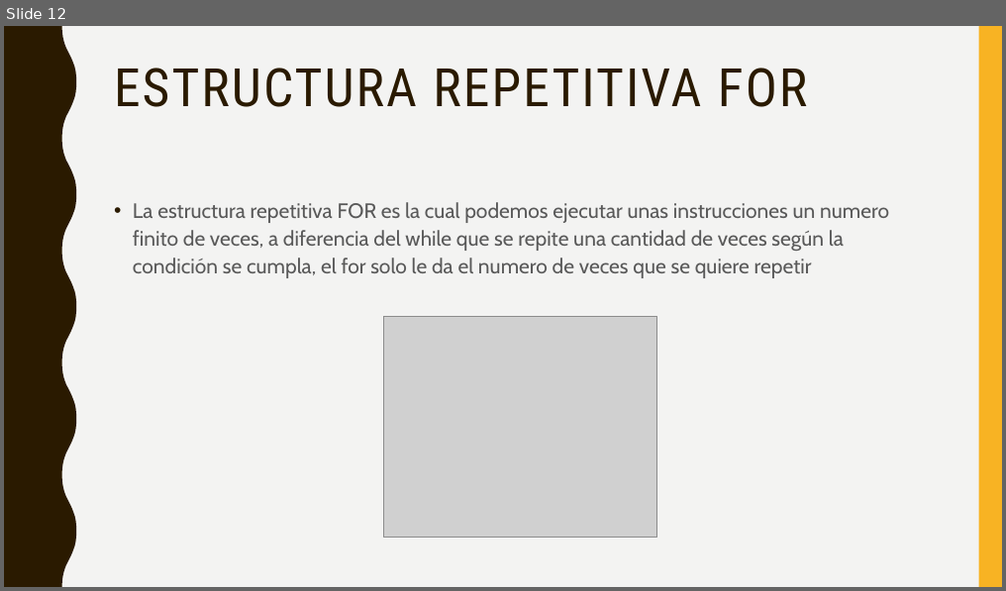
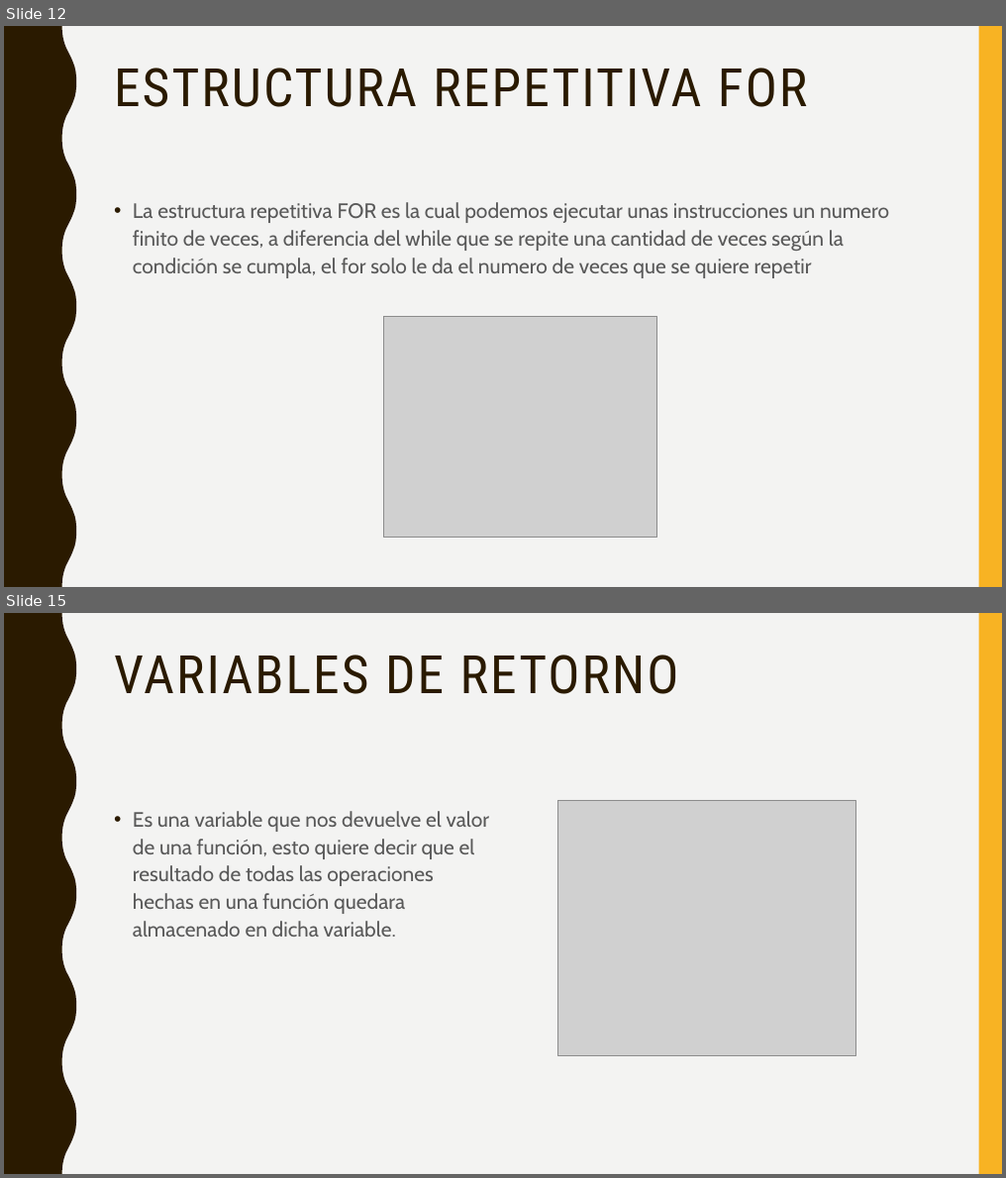
Before and after one commit to Jhonas0123/language_tests, a slide deck: Lógica de programación.pptx. Shown one above the other, each under a label of ours: slide 12 before the commit, slides 12 and 15 after it; the slides between them are not shown. The pictures are 1006x591 and 1006x1178 pixels, drawn with LibreOffice and Linux fonts; fonts in the diff are those of the drawing; grey boxes stand for pictures. Boxes give left, top, right and bottom in pixels: in the first picture for what was removed or moved away, otherwise in the second. Text is boxed around its words. In the diff, an @@ line names an element or a change of style, - is before the commit and + after.

```diff
--- a/Lógica de programación.pptx
+++ b/Lógica de programación.pptx
@@ slide 15 added at (x1=4, y1=613, x2=1002, y2=1174), background #F3F3F2; not listed: 2 template elements that a slide beside it also shows @@
@@ title added at (x1=114, y1=655, x2=679, y2=694), 51 pt, text #2A1A00 @@
+VARIABLES DE RETORNO
@@ text added at (x1=133, y1=811, x2=490, y2=937), 20 pt, text #595959 @@
+• Es una variable que nos devuelve el valor de una función, esto quiere decir que el resultado de todas las operaciones hechas en una función quedara almacenado en dicha variable.
@@ picture added at (x1=558, y1=800, x2=856, y2=1057) @@
```
Also in this commit, not shown: 4 other slides added, 1 slide removed, 8 other files.
